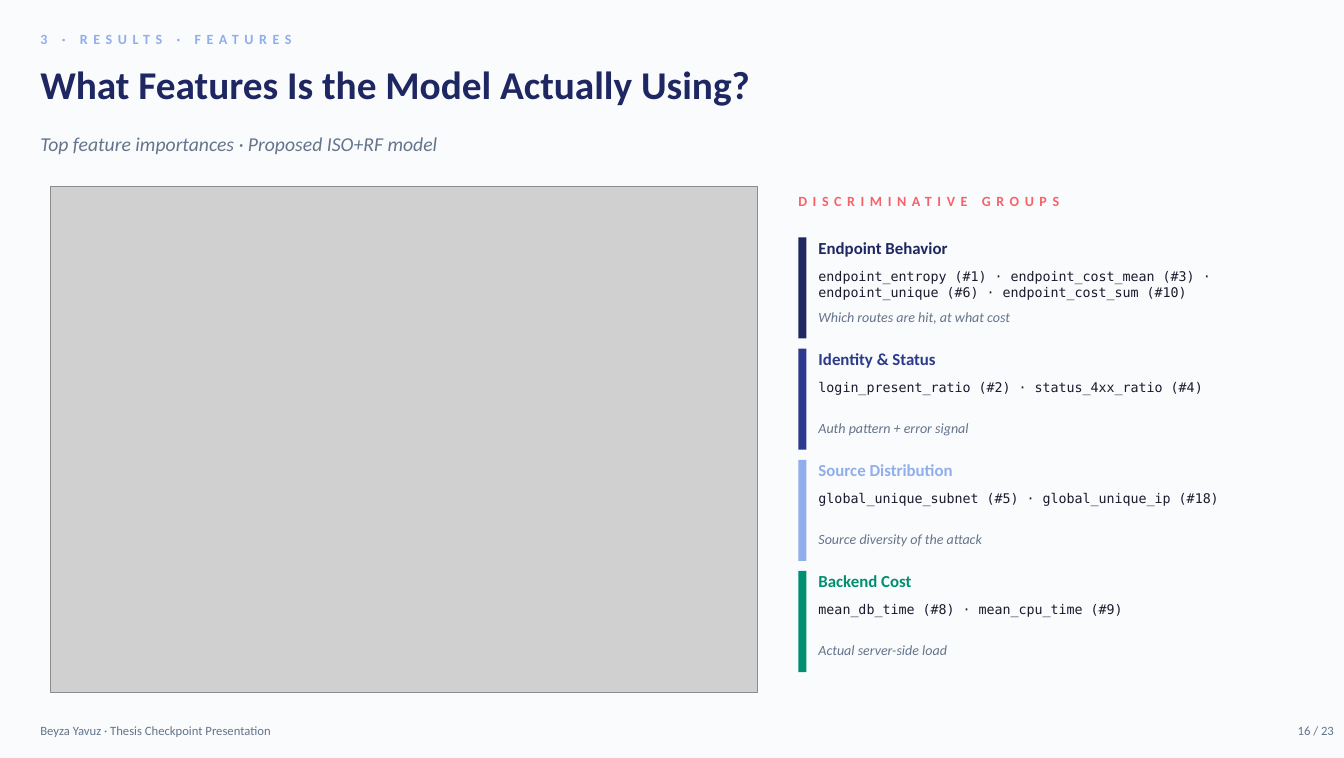
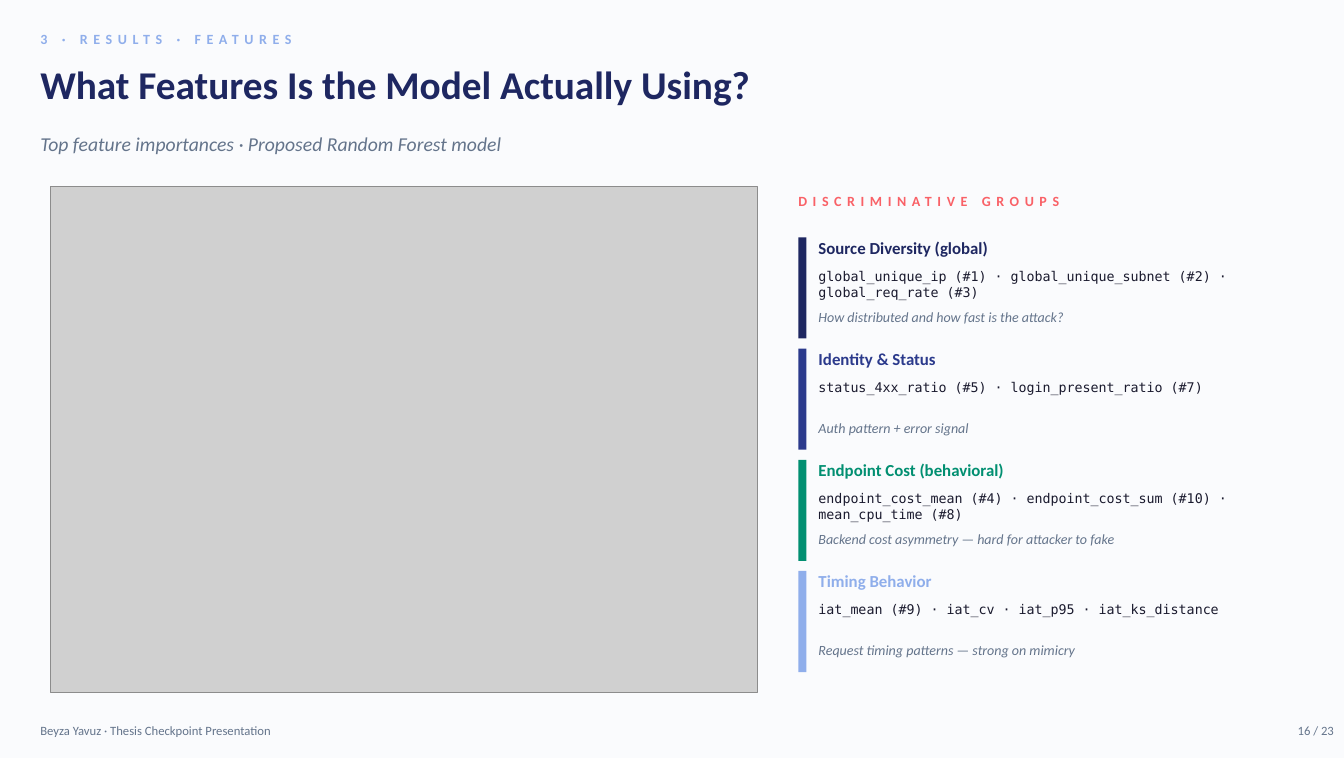
Before and after one commit to beyyzayyavuz/auth-nest-01, a slide deck: slide 16 of Thesis_Checkpoint_Presentation.pptx. Drawn at 1344x758 pixels with LibreOffice and Linux fonts; fonts in the diff are those of the drawing; grey boxes stand for pictures. Boxes give left, top, right and bottom in pixels: in the first picture for what was removed or moved away, otherwise in the second. Text is boxed around its words. In the diff, an @@ line names an element or a change of style, - is before the commit and + after.

```diff
--- a/Thesis_Checkpoint_Presentation.pptx
+++ b/Thesis_Checkpoint_Presentation.pptx
@@ text at (x1=40, y1=137, x2=501, y2=154): text changed @@
-Top feature importances · Proposed ISO+RF model
+Top feature importances · Proposed Random Forest model
@@ text at (x1=818, y1=241, x2=988, y2=257): text changed @@
-Endpoint Behavior
+Source Diversity (global)
@@ text at (x1=818, y1=270, x2=1211, y2=300): text changed @@
-endpoint_entropy (#1) · endpoint_cost_mean (#3) · endpoint_unique (#6) · endpoint_cost_sum (#10)
+global_unique_ip (#1) · global_unique_subnet (#2) · global_req_rate (#3)
@@ text at (x1=818, y1=312, x2=1064, y2=324): text changed @@
-Which routes are hit, at what cost
+How distributed and how fast is the attack?
@@ text at (x1=818, y1=381, x2=1203, y2=395): text changed @@
-login_present_ratio (#2) · status_4xx_ratio (#4)
+status_4xx_ratio (#5) · login_present_ratio (#7)
@@ rectangle at (x1=798, y1=460, x2=806, y2=561): fill #8FAEEB to #018F71 @@
@@ text at (x1=818, y1=463, x2=1004, y2=479): text changed; text colour #8FAEEB to #018F71 @@
-Source Distribution
+Endpoint Cost (behavioral)
@@ text at (x1=818, y1=493, x2=1211, y2=522): text changed @@
-global_unique_subnet (#5) · global_unique_ip (#18)
+endpoint_cost_mean (#4) · endpoint_cost_sum (#10) · mean_cpu_time (#8)
@@ text at (x1=818, y1=534, x2=1114, y2=546): text changed @@
-Source diversity of the attack
+Backend cost asymmetry — hard for attacker to fake
@@ rectangle at (x1=798, y1=571, x2=806, y2=672): fill #018F71 to #8FAEEB @@
@@ text at (x1=818, y1=575, x2=932, y2=590): text changed; text colour #018F71 to #8FAEEB @@
-Backend Cost
+Timing Behavior
@@ text at (x1=818, y1=604, x2=1219, y2=617): text changed @@
-mean_db_time (#8) · mean_cpu_time (#9)
+iat_mean (#9) · iat_cv · iat_p95 · iat_ks_distance
@@ text at (x1=818, y1=645, x2=1075, y2=658): text changed @@
-Actual server-side load
+Request timing patterns — strong on mimicry
```
Also in this commit, not shown: 17 other slides changed, 1 other file.
